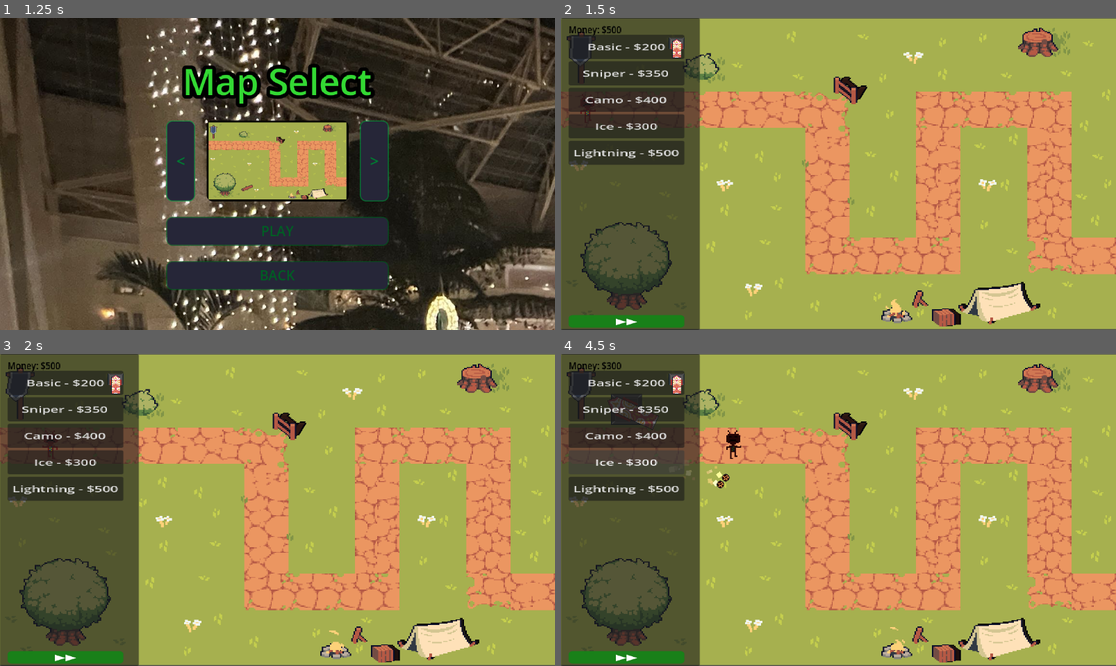
Above: before the commit, frames 1-4 (two rows, left to right).
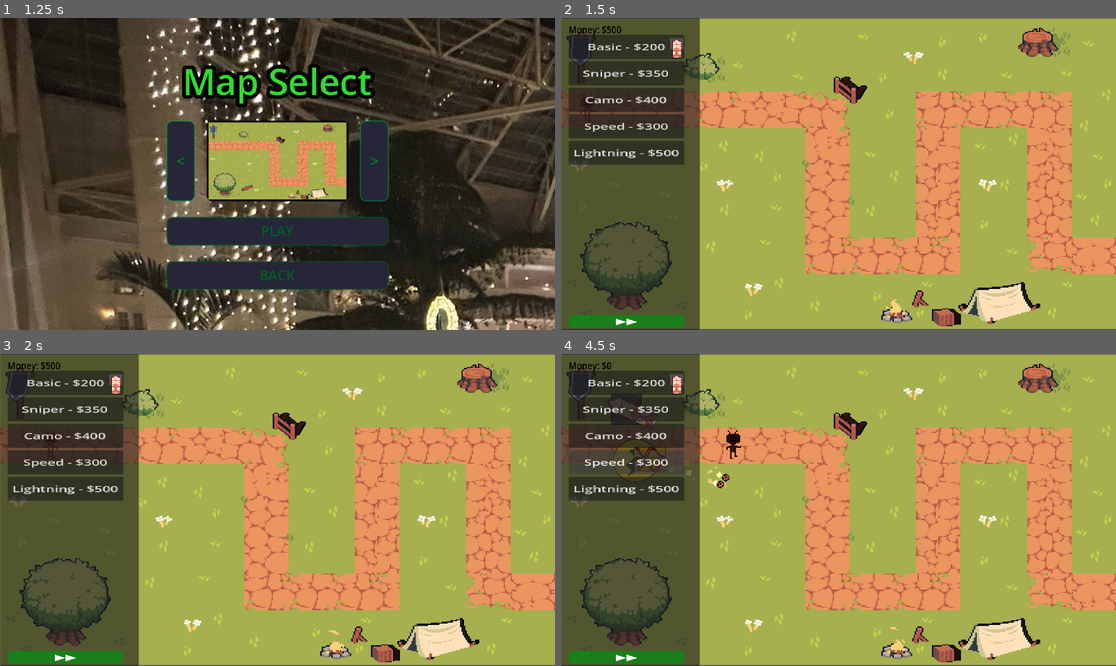
Above: after the commit, the same moments.

Repository: Matthewfrogman/Battle_towers
Game: Godot game, scene res://scenes/main_menu.tscn
Same seed, same stepped clock (60 frames per second), same inputs: the game is played once before the commit and once after it.
Inputs (mouse positions are in pixels of both pictures, inside the frame that each line leads up to):
- Up to frame 1 (1.25 s): click "PLAY" at 0.5 s
- Up to frame 2 (1.5 s): click "PLAY" at 1.25 s
- Up to frame 3 (2 s): no input
- Up to frame 4 (4.5 s): click "Basic - $200" at 2 s; click "Sniper - $350" at 2.75 s; click "Camo - $400" at 3.5 s; click (627, 463) at 4.25 s, where only the run before the commit has a clickable "Ice - $300"

Frame 1 is identical in both runs. In frame 2, 0.2% of the frame differs, in the area x 4-20%, y 33-37%; in frame 3, 0.2%; in frame 4, 0.5%, in the area x 4-20%, y 2-42%.

Commit message:
added speedtower to shop.gd

Diff:
--- a/scenes/shop.gd
+++ b/scenes/shop.gd
@@ -5,14 +5,14 @@
 	"Basic": "res://Towers/basic_tower.tscn",
 	"Sniper": "res://Towers/sniper_tower.tscn",
 	"Camo": "res://Towers/camo_tower.tscn",
-	"Ice": "res://Towers/ice_tower.tscn",
+	"Speed": "res://Towers/speed_tower.tscn",
 	"Lightning": "res://Towers/lightning_tower.tscn"
 }
 var tower_costs = {
 	"Basic": 200,
 	"Sniper": 350,
 	"Camo": 400,
-	"Ice": 300,
+	"Speed": 300,
 	"Lightning": 500
 }
 var fast_forward = false
